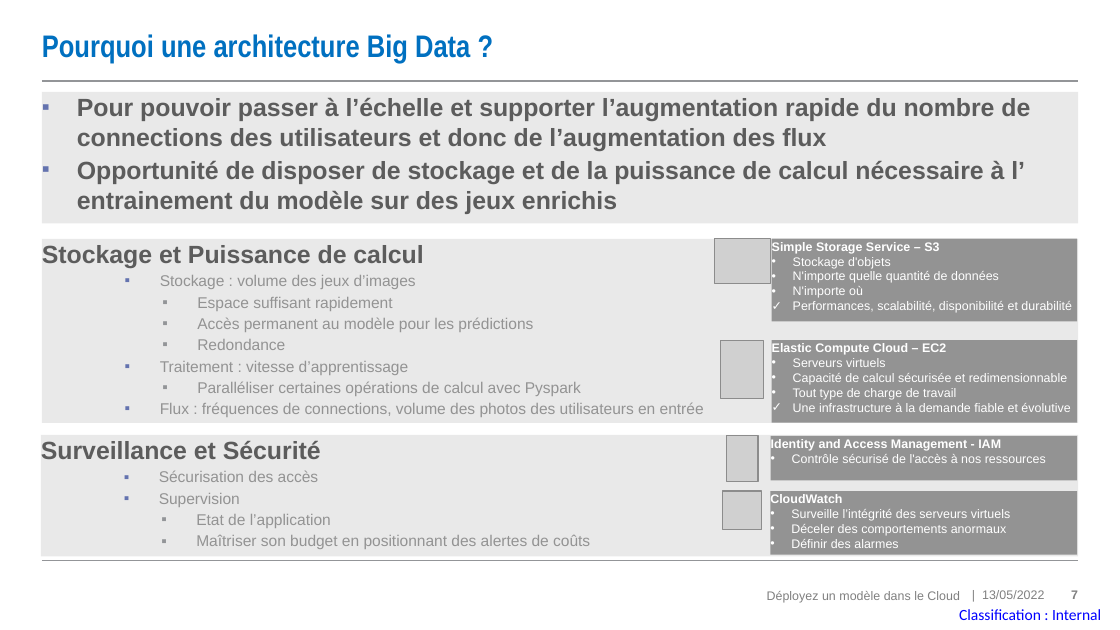
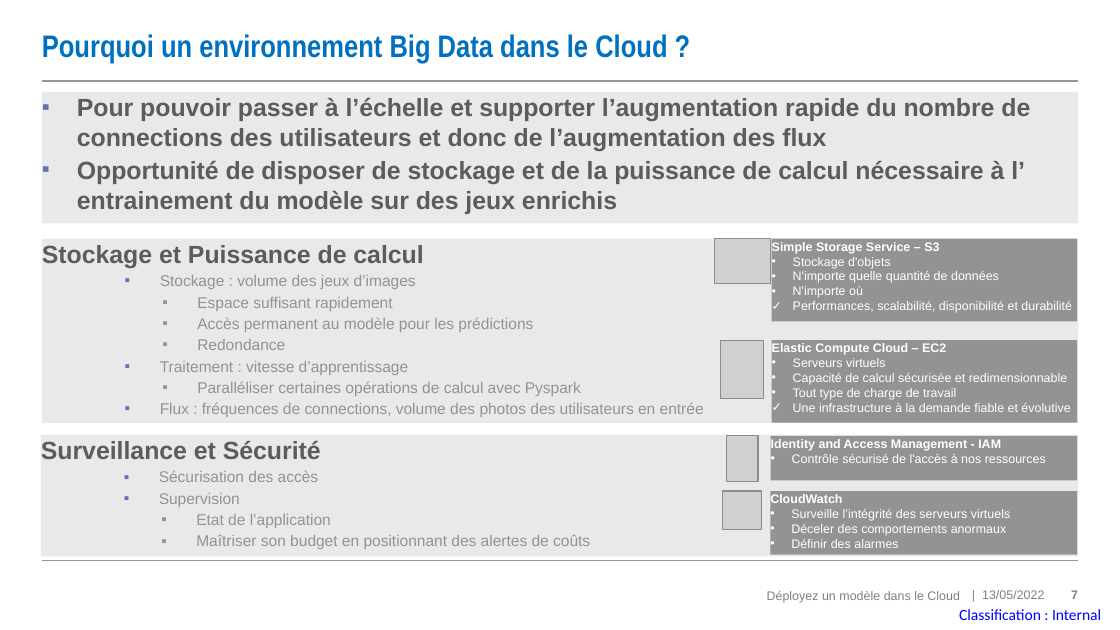
Before and after one commit to MadesLaurence/OpenClassrooms-Fruits-Project-8-, a slide deck: slide 7 of P8_10_support.pptx. Drawn at 1120x630 pixels with LibreOffice and Linux fonts; fonts in the diff are those of the drawing; grey boxes stand for pictures. Boxes give left, top, right and bottom in pixels: in the first picture for what was removed or moved away, otherwise in the second. Text is boxed around its words. In the diff, an @@ line names an element or a change of style, - is before the commit and + after.

```diff
--- a/P8_10_support.pptx
+++ b/P8_10_support.pptx
@@ title at (42, 34, 667, 63): text changed @@
-Pourquoi une architecture Big Data ?
+Pourquoi un environnement Big Data dans le Cloud ?
```
Also in this commit, not shown: 8 other slides changed, 2 slides added, 1 slide removed, 1 other file.
